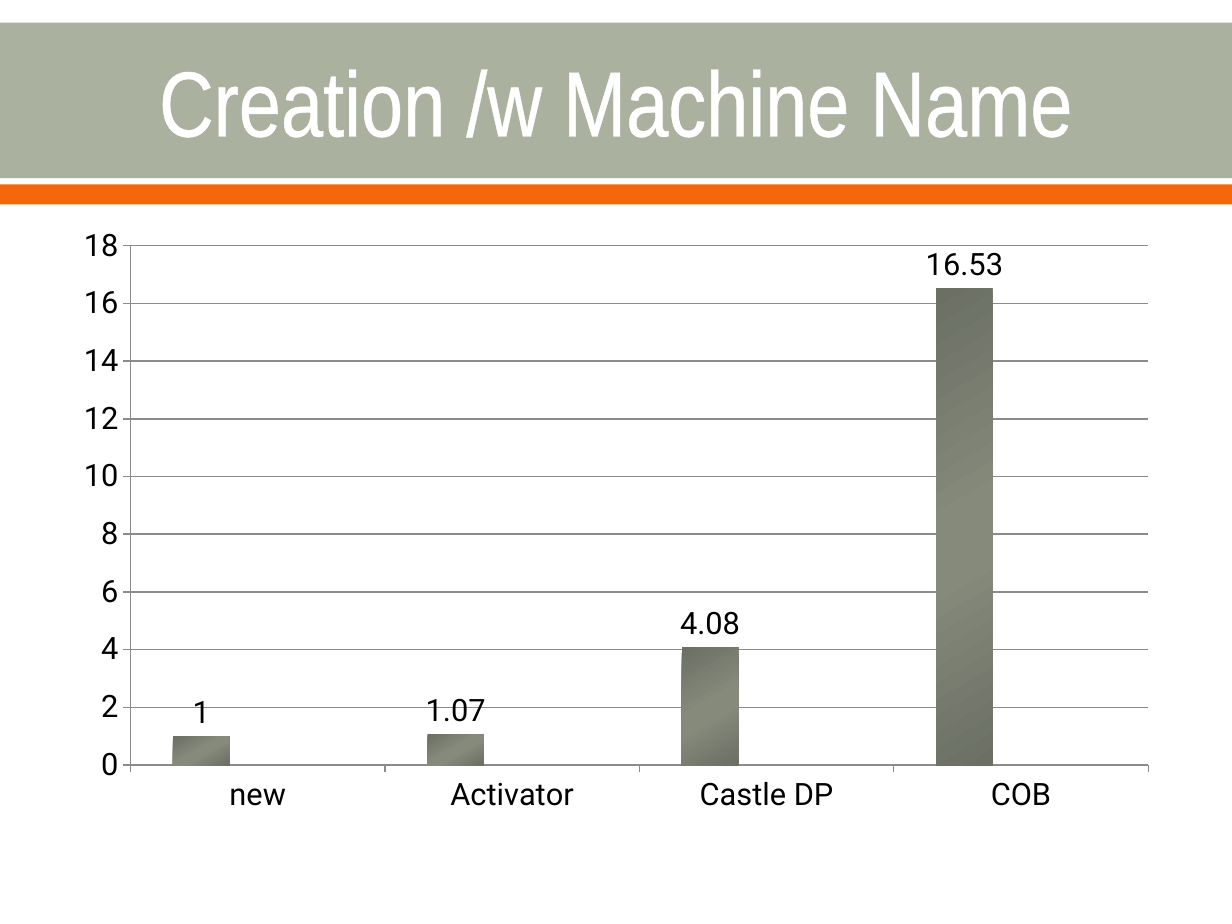
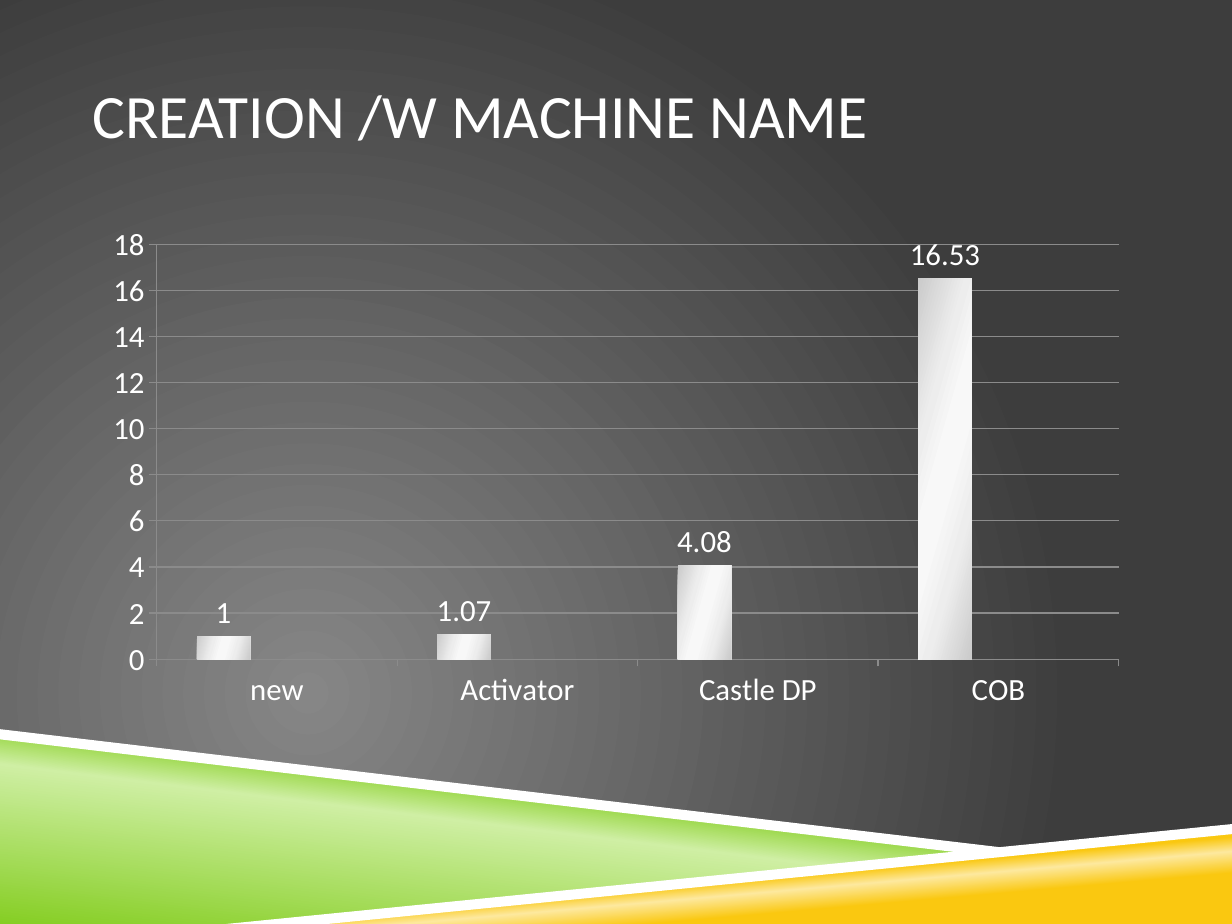
Before and after one commit to bling/AOPDemo, a slide deck: slide 15 of Aspect Oriented Programming.pptx. Drawn at 1232x924 pixels with LibreOffice and Linux fonts; fonts in the diff are those of the drawing; background and template pictures are left out. Boxes give left, top, right and bottom in pixels: in the first picture for what was removed or moved away, otherwise in the second. Text is boxed around its words. In the diff, an @@ line names an element or a change of style, - is before the commit and + after.

```diff
--- a/Aspect Oriented Programming.pptx
+++ b/Aspect Oriented Programming.pptx
@@ background #FFFFFF to picture (left out) @@
@@ rectangle removed at [0,22,1232,177] @@
@@ title at [92,95,867,141]: text changed; size 54 to 36 pt; font Arial Narrow to Calibri @@
-Creation /w Machine Name
+CREATION /W MACHINE NAME
@@ rectangle removed at [0,185,1232,205] @@
@@ column chart at [92,216,1140,718] @@
@@ colour of Series 1 #F4680B to #86CE24 @@
@@ colour of Series 2 #ABB19F to #00A2E6 @@
@@ colour of Series 3 #948774 to #FAC810 @@
@@ lettering changed @@
@@ column chart: place and size @@
-column chart at [62,216,1170,825]
+column chart at [92,216,1140,718]
@@ freeform shape added at [0,736,976,924], fill gradient #86CE24 to #CFEFA4 @@
@@ freeform shape added at [0,729,1025,854], fill #FFFFFF @@
@@ freeform shape added at [227,824,1232,924], fill #FFFFFF @@
@@ freeform shape added at [244,828,1232,924], fill gradient #FAC810 to #FDE99F @@
```
Also in this commit, not shown: 29 other slides changed, 1 slide removed, 11 other files.
